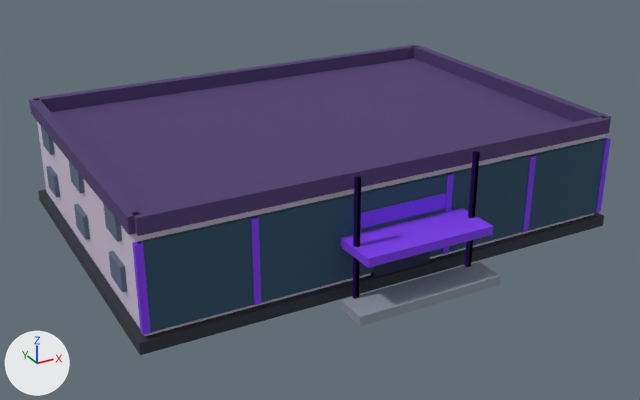
The glTF model models/smart-high.glb as it was, and as the next commit left it.
Camera for both pictures: a 50 mm lens placed at (-44.2, -82.3, 42.5), pointed at (-1.0, -3.7, 3.2). Lighting does not change. The marker at lower left points along +X, +Y and +Z. The first picture is the older version. Vertices at exactly the same position are counted once.
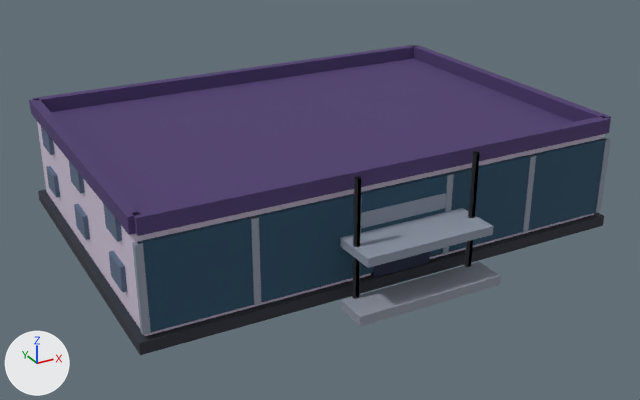
Where the change shows, as pixel boxes (x1, y1, x2, y2) in the pictures (640 x 400 px):
part 1 of me_mesh_0, recoloured
    both: (132, 138, 611, 335)

Patch to the scene script:
```diff
--- a/models/smart-high.glb.py
+++ b/models/smart-high.glb.py
@@ me_mesh_0 @@
 me_mesh_0.from_pydata(...)  # 322 vertices, 480 faces; spans x -26.8..26.8, y -23.9..18.8, z 0.0..13.0
 # used by ob_mesh_0; location = (0.0, 0.0, 0.0)
+# me_mesh_0 part 1: 132 faces centred in x -26.4..26.4, y -23.4..-17.9, z 1.8..13.0 are repainted in the vertex colours; the middle colour goes from purple #7c3aed to grey #8a93a3
 me_mesh_0.materials.append(mat_matte)
```
